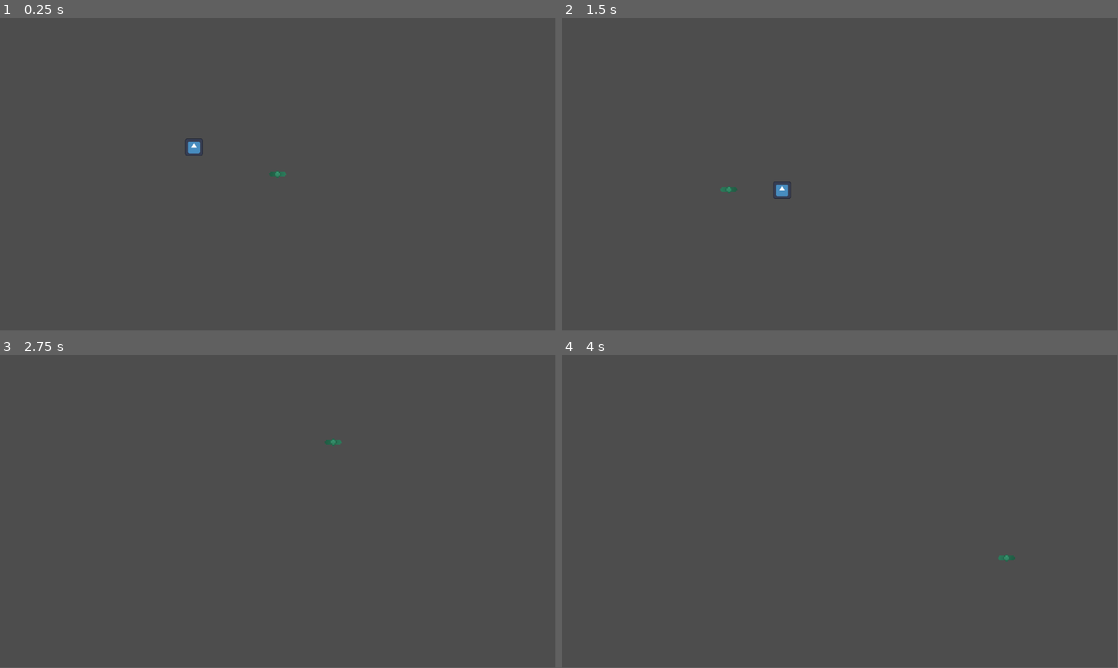
Above: before the commit, frames 1-4 (two rows, left to right).
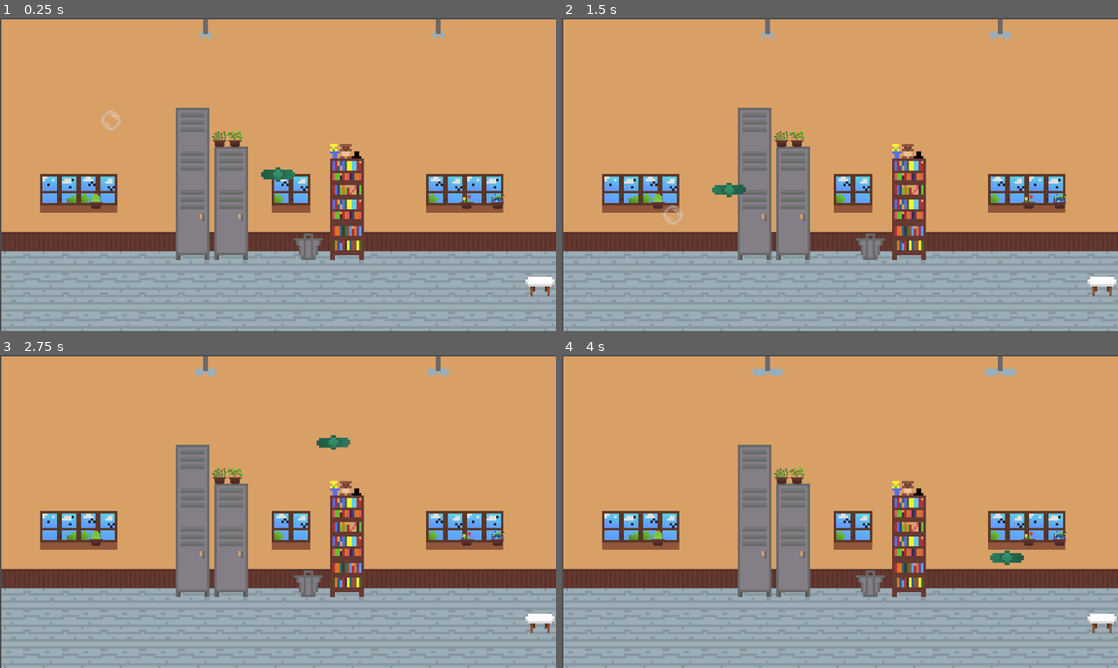
Above: after the commit, the same moments.

Repository: SukainaA/bubbleTheBully
Game: Godot game, scene res://scenes/level.tscn
Same seed, same stepped clock (60 frames per second), same inputs: the game is played once before the commit and once after it. The engine's default icon, where the game draws it, is replaced by a stand-in: a white triangle on a blue panel in a dark square.
Inputs (mouse positions are in pixels of both pictures, inside the frame that each line leads up to):
- Up to frame 1 (0.25 s): no input
- Up to frame 2 (1.5 s): move the mouse to (962, 158) at 0.52 s; move the mouse to (728, 190) at 1.27 s
- Up to frame 3 (2.75 s): move the mouse to (333, 442) at 2.02 s
- Up to frame 4 (4 s): move the mouse to (812, 574) at 2.77 s; move the mouse to (1006, 558) at 3.52 s
In our replay, the window is 799x449 before the commit and 800x450 after it. These sizes can differ from the game's own. Grey fills any space a smaller window leaves; there, only what the larger window draws over its background counts as a difference.

The runs differ from the first frame. In frame 1, 99% of the frame differs, in the area x 0-100%, y 0-100%; in frame 2, 99%; in frame 3, 99%; in frame 4, 99%.

Commit message:
bug fixes

Diff:
--- a/project.godot
+++ b/project.godot
@@ -15,8 +15,14 @@
 config/features=PackedStringArray("4.3", "GL Compatibility")
 config/icon="res://icon.svg"
 
+[autoload]
+
+Debug="*res://scripts/debug.gd"
+
 [display]
 
+window/size/mode=2
+window/stretch/mode="viewport"
 mouse_cursor/custom_image="res://sprites/fan/fan_middle.png"
 
 [global_group]
@@ -24,6 +30,14 @@
 bubble=""
 fan=""
 
+[input]
+
+debug={
+"deadzone": 0.5,
+"events": [Object(InputEventKey,"resource_local_to_scene":false,"resource_name":"","device":-1,"window_id":0,"alt_pressed":false,"shift_pressed":false,"ctrl_pressed":false,"meta_pressed":false,"pressed":false,"keycode":0,"physical_keycode":82,"key_label":0,"unicode":114,"location":0,"echo":false,"script":null)
+]
+}
+
 [rendering]
 
 textures/canvas_textures/default_texture_filter=0
--- a/scenes/bubble.tscn
+++ b/scenes/bubble.tscn
@@ -1,10 +1,10 @@
 [gd_scene load_steps=4 format=3 uid="uid://dd70jw83eedjk"]
 
 [ext_resource type="Script" path="res://scripts/bubble.gd" id="1_fch6w"]
-[ext_resource type="Texture2D" uid="uid://dtof6w78ddxyu" path="res://icon.svg" id="1_jiajs"]
+[ext_resource type="Texture2D" uid="uid://byovh72nto7io" path="res://sprites/bubble.png" id="2_khyaj"]
 
 [sub_resource type="CircleShape2D" id="CircleShape2D_ppk5r"]
-radius = 34.4819
+radius = 20.0998
 
 [node name="Bubble" type="RigidBody2D" groups=["bubble"]]
 mass = 0.06
@@ -15,9 +15,10 @@
 script = ExtResource("1_fch6w")
 
 [node name="Sprite2D" type="Sprite2D" parent="."]
-position = Vector2(-1, 0)
-scale = Vector2(0.570312, 0.570312)
-texture = ExtResource("1_jiajs")
+position = Vector2(9.53674e-07, 9.53674e-07)
+scale = Vector2(2.45508, 2.45508)
+texture = ExtResource("2_khyaj")
+hframes = 3
 
 [node name="CollisionShape2D" type="CollisionShape2D" parent="."]
 shape = SubResource("CircleShape2D_ppk5r")
--- a/scenes/level.tscn
+++ b/scenes/level.tscn
@@ -1,12 +1,16 @@
-[gd_scene load_steps=4 format=3 uid="uid://myv62j3fbjmm"]
+[gd_scene load_steps=5 format=3 uid="uid://myv62j3fbjmm"]
 
 [ext_resource type="PackedScene" uid="uid://dd70jw83eedjk" path="res://scenes/bubble.tscn" id="1_2e6f3"]
+[ext_resource type="PackedScene" uid="uid://dnp28v6smnuro" path="res://scenes/classroom.tscn" id="1_ew3i4"]
 [ext_resource type="PackedScene" uid="uid://bmktpbye2iwo3" path="res://scenes/fan.tscn" id="2_sm62d"]
 
 [sub_resource type="RectangleShape2D" id="RectangleShape2D_0f7vd"]
 size = Vector2(1134, 79)
 
 [node name="Level" type="Node2D"]
+
+[node name="Classroom" parent="." instance=ExtResource("1_ew3i4")]
+position = Vector2(0, -4)
 
 [node name="Bubble" parent="." instance=ExtResource("1_2e6f3")]
 position = Vector2(227, 197)
@@ -22,4 +26,3 @@
 
 [node name="Camera2D" type="Camera2D" parent="."]
 position = Vector2(573, 317)
-zoom = Vector2(0.5, 0.5)
--- /dev/null
+++ b/scripts/debug.gd
@@ -0,0 +1,4 @@
+extends Node
+func _unhandled_input(event: InputEvent) -> void:
+	if event.is_action_released("debug"):
+		get_tree().change_scene_to_file("res://scenes/level.tscn")
